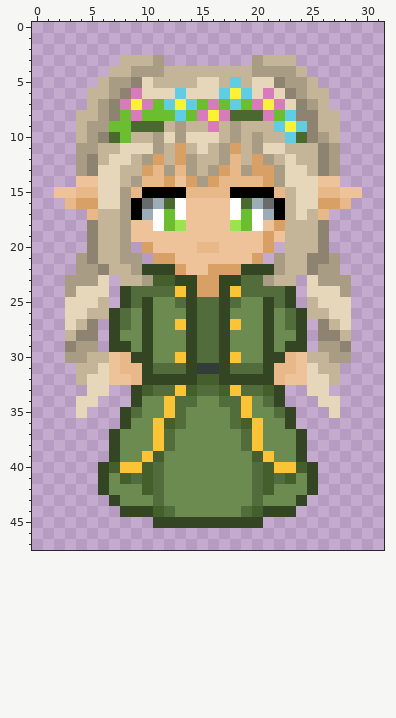
One commit to this pixel-art file: Assets/Sprite/Aseprite_Files/Player_Anabelle.aseprite. That is the earlier state.
32x48 pixels, 1 frame.
After the commit:
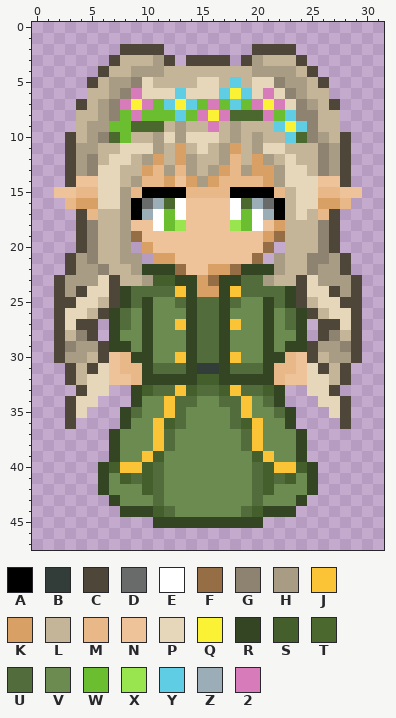
Palette (. is transparent): A #000000  B #323c39  C #4e4739  D #696a6a  E #ffffff  F #966e46  G #8d8370  H #a99c84  J #fbc436  K #d9a066  L #c5b598  M #e9b889  N #eec39a  P #e6d6ba  Q #fbf236  R #334523  S #445e2c  T #4b692f  U #526c3b  V #6c8b50  W #6abe30  X #99e550  Y #5fcde4  Z #9badb7  2 #d77bba
The commit says: Add Arta in Player Movement
The exact change:
layer "Hair_linart" added
Layers "Hair_linart", "Face":
y 2: x 8..11 .... -> CCCC; x 20..23 .... -> CCCC
y 3: x 7 . -> C; x 12 . -> C; x 14..17 .... -> CCCC; x 19 . -> C; x 24 . -> C
y 4: x 6 . -> C; x 25 . -> C
y 5: x 5 . -> C; x 26 . -> C
y 7: x 4 . -> C; x 27 . -> C
y 10..14: x 3 . -> C; x 28 . -> C
y 17..18: x 4 . -> C; x 27 . -> C
y 19: x 4 . -> C; x 9 N -> F; x 22 N -> F; x 27 . -> C
y 20: x 4 . -> C; x 15..16 MM -> NN; x 21 K -> F; x 27 . -> C
y 21: x 3 . -> C; x 20 K -> F; x 28 . -> C
y 22: x 3 . -> C; x 13 K -> F; x 18 K -> F; x 28 . -> C
y 23: x 2 . -> C; x 7 . -> C; x 16 K -> F; x 24 . -> C; x 29 . -> C
y 24: x 2 . -> C; x 4 P -> C; x 7 . -> C; x 24 . -> C; x 27 P -> C; x 29 . -> C
y 25: x 2..3 .P -> CC; x 7 . -> C; x 24 . -> C; x 28..29 P. -> CC
y 26: x 2 . -> C; x 6 L -> C; x 25 L -> C; x 29 . -> C
y 27: x 2 . -> C; x 4..5 LG -> CC; x 26..27 GL -> CC; x 29 . -> C
y 28: x 2 . -> C; x 5 G -> C; x 26 G -> C; x 29 . -> C
y 29: x 2 . -> C; x 6 . -> C; x 25 . -> C; x 29 . -> C
y 30: x 2 . -> C; x 6 L -> C; x 25 L -> C; x 29 . -> C
y 31: x 3 . -> C; x 5 L -> C; x 26 L -> C; x 28 . -> C
y 32: x 3 . -> C; x 28 . -> C
y 33: x 4 . -> C; x 27 . -> C
y 34..36: x 3 . -> C; x 28 . -> C
